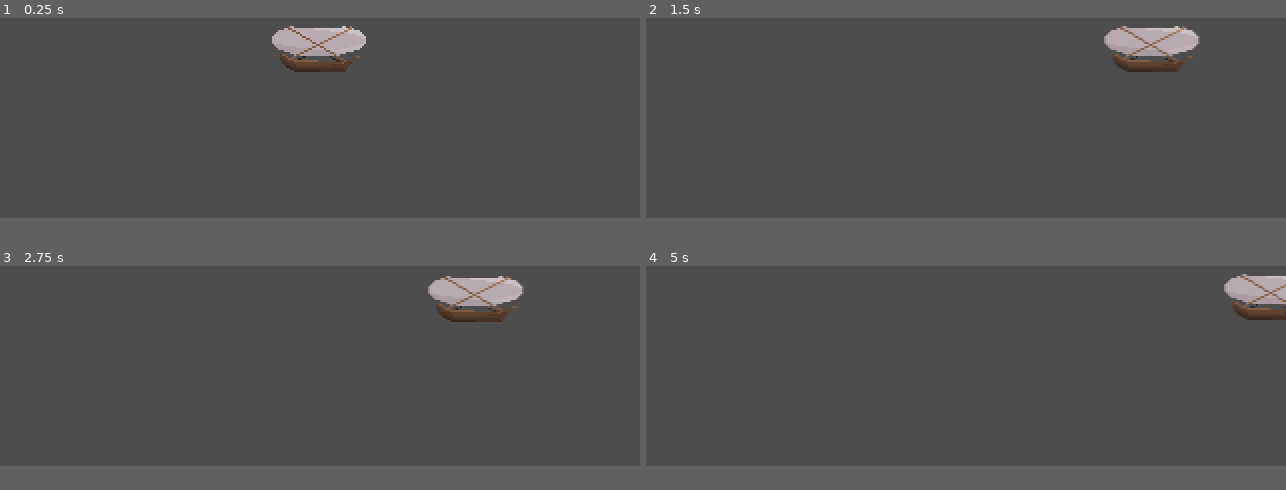
Above: before the commit, frames 1-4 (two rows, left to right).
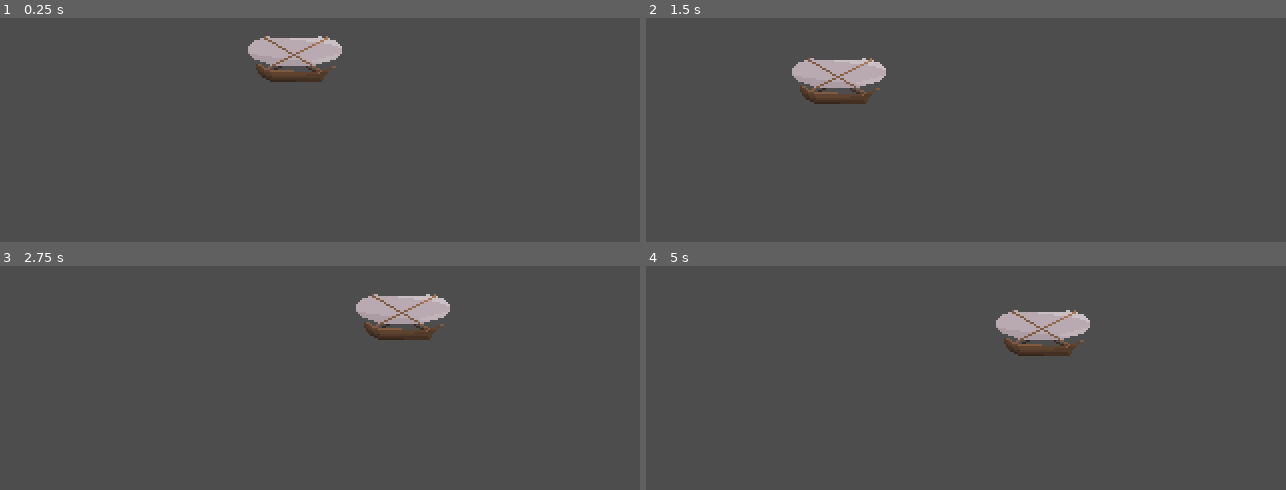
Above: after the commit, the same moments.

Repository: xp-bar/Solarpunk
Game: Godot game, scene res://main.tscn
The game is run twice, just before and just after one commit, with the same random seed, the same clock (stepped at 60 frames per second) and the same inputs.
Inputs:
- Up to frame 1 (0.25 s): no input
- Up to frame 2 (1.5 s): hold Right (ui_right) from 0.53 s (still down); tap Up (ui_up) at 0.6, 0.77, 1.07, 1.35 s
- Up to frame 3 (2.75 s): tap Up (ui_up) at 1.52, 1.82, 2.1 s; release Right (ui_right) at 2.03 s; hold Left (ui_left) from 2.03 s (still down)
- Up to frame 4 (5 s): release Left (ui_left) at 2.78 s; hold Right (ui_right) 2.78-4.28 s; tap Up (ui_up) at 2.85, 3.02, 3.32, 3.6, 3.77, 4.07, 4.35, 4.52, 4.82 s; hold Left (ui_left) from 4.28 s (still down)
The window is 640x336 before the commit and 640x360 after it. Grey fills any space a smaller window leaves; there, only what the larger window draws over its background counts as a difference.

The runs differ from the first frame. In frame 1, 2.7% of the frame differs, in the area x 38-58%, y 3-29%; in frame 2, 4.4%, in the area x 22-87%, y 3-39%; in frame 3, 4.3%; in frame 4, 3.7%.

Commit message:
Update: include camera, add controls, fix filtering to nearest instead of linear

Diff:
--- /dev/null
+++ b/camera.gd
@@ -0,0 +1,10 @@
+extends Camera2D
+
+@onready var player = $"../Player"
+
+const SPEED = 2
+
+func _process(delta: float) -> void:
+	var direction = player._get_direction()
+	var p = (direction * Vector2(80, 60))
+	position = lerp(position, player.position + p, SPEED * delta)
--- a/main.tscn
+++ b/main.tscn
@@ -1,10 +1,23 @@
-[gd_scene load_steps=2 format=3 uid="uid://4w7ler4mfk1t"]
+[gd_scene load_steps=4 format=3 uid="uid://4w7ler4mfk1t"]
 
 [ext_resource type="PackedScene" uid="uid://c80b4cev4w68s" path="res://player.tscn" id="1_0f2hj"]
+[ext_resource type="Script" path="res://camera.gd" id="1_u2jet"]
+
+[sub_resource type="WorldBoundaryShape2D" id="WorldBoundaryShape2D_gmp73"]
 
 [node name="Main" type="Node"]
 
 [node name="Scene2D" type="Node2D" parent="."]
 
+[node name="Camera" type="Camera2D" parent="Scene2D"]
+position = Vector2(180, 90)
+script = ExtResource("1_u2jet")
+
 [node name="Player" parent="Scene2D" instance=ExtResource("1_0f2hj")]
-position = Vector2(160, 84)
+position = Vector2(160, 90)
+
+[node name="StaticBody2D" type="StaticBody2D" parent="Scene2D"]
+position = Vector2(0, 180)
+
+[node name="CollisionShape2D" type="CollisionShape2D" parent="Scene2D/StaticBody2D"]
+shape = SubResource("WorldBoundaryShape2D_gmp73")
--- a/player.gd
+++ b/player.gd
@@ -1,14 +1,24 @@
 extends CharacterBody2D
 
-const SPEED = 100
+const SPEED = 80
 @onready var sprite = $Sprite
 
-func handle_movement() -> void:
-	var direction := Input.get_axis("ui_left", "ui_right")
+func _apply_gravity(delta) -> void:
+	velocity += get_gravity() / 36 * delta
 
-	if direction:
-		velocity.x = direction * SPEED
-	else:
-		velocity.x = move_toward(velocity.x, 0, 100)
+func handle_movement(delta) -> void:
+	var direction: Vector2 = _get_direction()
+	velocity = direction * SPEED * delta
 
-	move_and_slide()
+func _get_direction() -> Vector2:
+	return Input.get_vector("ui_left", "ui_right", "ui_up", "ui_down")
+
+func is_still() -> bool:
+	if velocity.x != 0:
+	#if velocity.x >= 0.2 or velocity.x <= -0.2:
+		return false
+
+	if velocity.y >= 0.2:
+		return false
+
+	return true
--- a/player.tscn
+++ b/player.tscn
@@ -41,6 +41,7 @@
 height = 38.0
 
 [node name="Player" type="CharacterBody2D"]
+texture_filter = 1
 script = ExtResource("1_mgxyk")
 
 [node name="PlayerStateMachine" type="Node" parent="."]
@@ -49,7 +50,7 @@
 [node name="Sprite" type="AnimatedSprite2D" parent="."]
 sprite_frames = SubResource("SpriteFrames_dvp85")
 animation = &"idle"
-frame_progress = 0.347053
+frame_progress = 0.890165
 flip_h = true
 
 [node name="Collider" type="CollisionShape2D" parent="."]
--- a/player_state_machine.gd
+++ b/player_state_machine.gd
@@ -5,25 +5,43 @@
 	call_deferred('set_state', 'idle')
 
 func _state_logic(delta) -> void:
+	print_debug(state)
+	match state:
+		'idle':
+			parent.handle_movement(delta)
+		'flying':
+			parent.handle_movement(delta)
+
+	parent.move_and_slide()
+
+func _get_transition(delta):
+	var direction: Vector2 = parent._get_direction()
 	match state:
 		'flying':
-			parent.handle_movement()
-	pass
-
-func _get_transition(delta):
-	var direction := Input.get_axis("ui_left", "ui_right")
-	match state:
-		'flying':
-			if not parent.velocity.x >= 0.2 and not parent.velocity.x <= -0.2:
+			if parent.is_still():
 				return 'idle'
+			if parent.is_on_floor():
+				return 'landed'
+		'landed':
+			if direction.y >= 0:
+				return 'flying'
 		'idle':
 			if direction:
 				return 'flying'
 
+
+
 func _enter_state(newState, oldState) -> void:
+	var direction: Vector2 = parent._get_direction()
+
 	match newState:
 		'idle':
 			parent.sprite.play('idle')
+		'flying':
+			if direction.x > 0:
+				parent.sprite.flip_h = true
+			elif direction.x < 0:
+				parent.sprite.flip_h = false
 
 func _exit_state(oldState, newState) -> void:
 	pass
--- a/project.godot
+++ b/project.godot
@@ -18,7 +18,7 @@
 [display]
 
 window/size/viewport_width=320
-window/size/viewport_height=168
+window/size/viewport_height=180
 window/size/window_width_override=1920
 window/size/window_height_override=1080
 window/stretch/mode="viewport"
@@ -26,5 +26,6 @@
 
 [rendering]
 
+textures/canvas_textures/default_texture_filter=0
 renderer/rendering_method="gl_compatibility"
 renderer/rendering_method.mobile="gl_compatibility"
